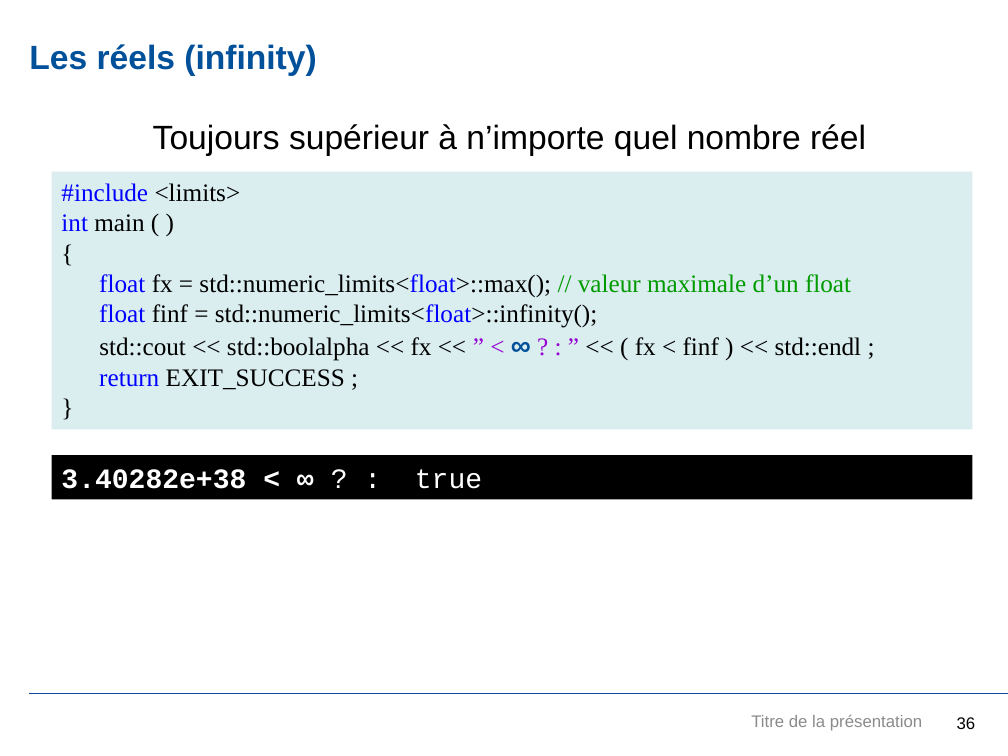
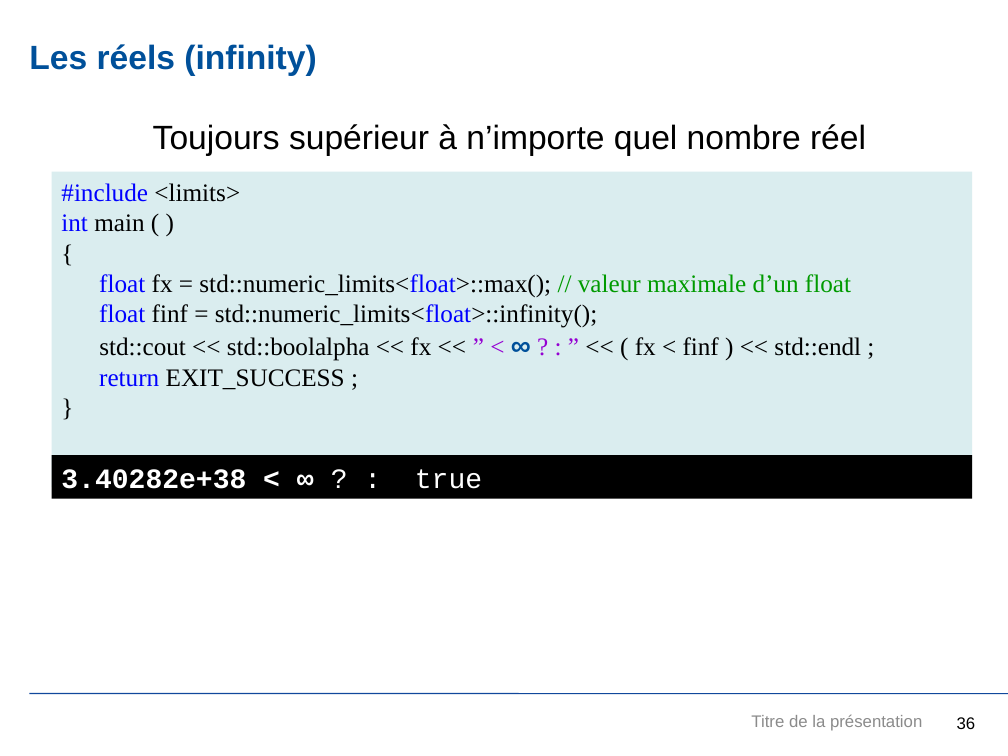
Before and after one commit to JuvignyEnsta/C-2020, a slide deck: slide 36 of Transparents/InitiationCpp.pptx. Drawn at 1008x756 pixels with LibreOffice and Linux fonts; fonts in the diff are those of the drawing; background and template pictures are left out. Boxes give left, top, right and bottom in pixels: in the first picture for what was removed or moved away, otherwise in the second. Text is boxed around its words. In the diff, an @@ line names an element or a change of style, - is before the commit and + after.

```diff
--- a/Transparents/InitiationCpp.pptx
+++ b/Transparents/InitiationCpp.pptx
@@ rectangle "#include <limits>": place and size @@
-rectangle "#include <limits>" at <box>51,171,972,429</box>
+rectangle "#include <limits>" at <box>51,171,972,487</box>
@@ text "Titre de la présentation" at <box>751,715,922,731</box>: text colour #8C8C8C to #8B8B8B @@
```
Also in this commit, not shown: 59 other slides changed, 37 slides added, 20 other files.
